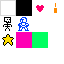
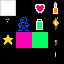
Comparing the layer stacks of the two w=64, h=64 images. Changes:
added layer "torch_off" above "torch_on" over left=54, top=40, right=58, bottom=46
added layer "torch_on" above "battery_fill" over left=53, top=17, right=59, bottom=30
added layer "battery_fill" above "battery_frame" over left=37, top=22, right=42, bottom=29
added layer "Layer 1" over left=0, top=0, right=64, bottom=64
